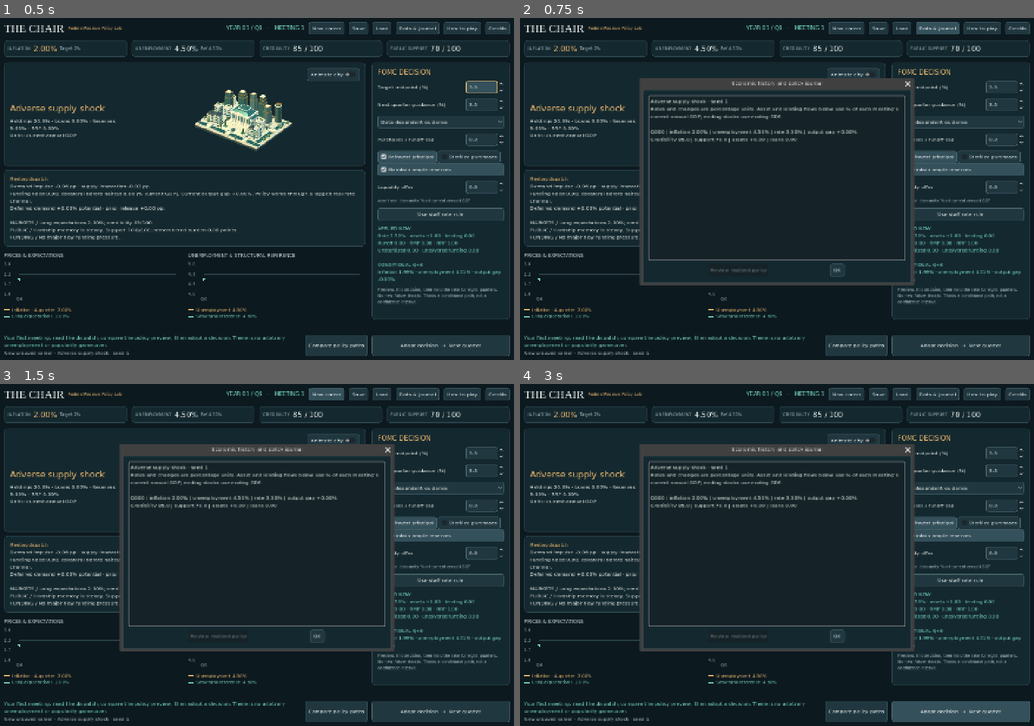
Above: before the commit, frames 1-4 (two rows, left to right).
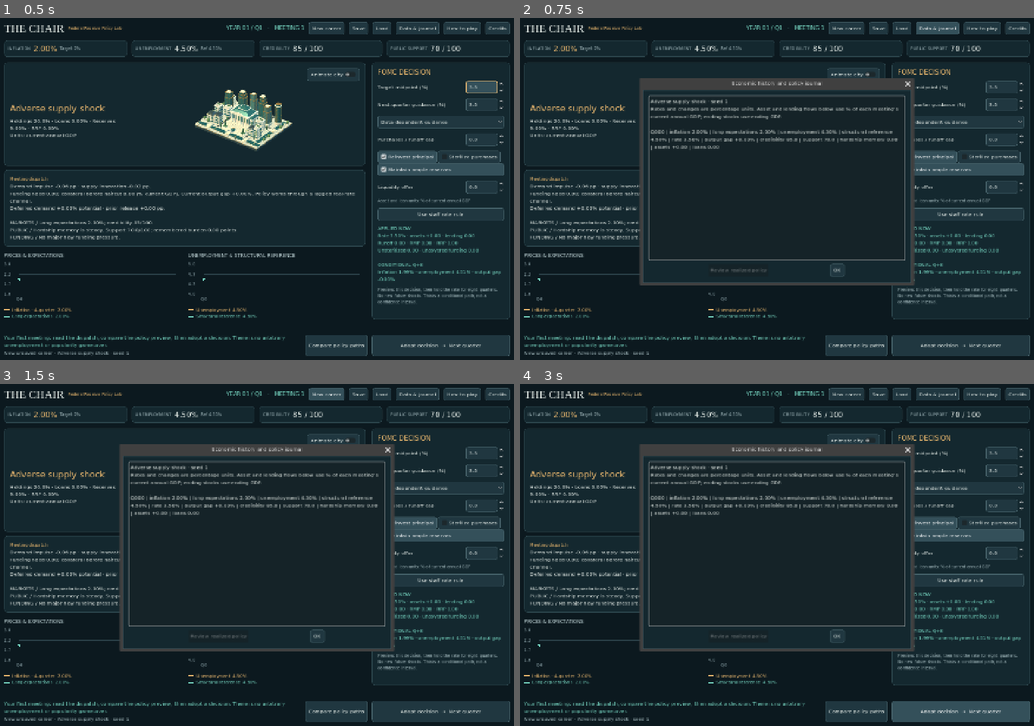
Above: after the commit, the same moments.

Repository: ihearttokyo/fed-chairman-game
Game: Godot game, scene res://main.tscn
The game is run twice, just before and just after one commit, with the same random seed, the same clock (stepped at 60 frames per second) and the same inputs.
Inputs:
- Up to frame 1 (0.5 s): no input
- Up to frame 2 (0.75 s): click "Data & journal" at 0.5 s
- Up to frame 3 (1.5 s): click "New career" at 1.25 s
- Up to frame 4 (3 s): click "New career" at 2 s; click "Adopt decision → Next quarter" at 2.75 s

Frame 1 is identical in both runs. In frame 2, 0.6% of the frame differs, in the area x 25-74%, y 32-39%; in frame 3, 0.6%; in frame 4, 0.6%.

Commit message:
fix: retain guidance keyboard focus and expose historical journal details

Diff:
--- a/game/play/main.gd
+++ b/game/play/main.gd
@@ -508,7 +508,11 @@
 	_link_focus([chooser, body, dialog.get_ok_button()])
 
 func _guidance_controls() -> void:
-	custom_guidance.visible = commitment.selected == 2
+	var use_custom := commitment.selected == 2
+	var focused: Control = get_viewport().gui_get_focus_owner()
+	if not use_custom and focused != null and custom_guidance.is_ancestor_of(focused):
+		commitment.grab_focus()
+	custom_guidance.visible = use_custom
 	_link_focus(_keyboard_focus_order())
 	_preview()
 
@@ -809,7 +813,7 @@
 func _journal() -> void:
 	var text := "%s · seed %d\nRates and changes are percentage units. Asset and lending flows below use %% of each meeting's current annual GDP; ending stocks use ending GDP.\n\n" % [career.cases[career.scenario_id].label, career.seed_value]
 	for s in career.history:
-		text += "Q%03d | inflation %.2f%% | unemployment %.2f%% | rate %.2f%% | output gap %+.2f%%\nCredibility %.1f | support %.1f | assets %+.2f | loans %.2f\n\n" % [s.quarter_index, s.four_quarter_inflation_pct, s.unemployment_rate_pct, s.policy_rate_pct, s.output_gap_pct, s.credibility * 100, s.public_support, s.asset_flow_applied_pct_initial_gdp / …(98 unchanged characters)…
+		text += "Q%03d | inflation %.2f%% | long expectations %.2f%% | unemployment %.2f%% | structural reference %.2f%% | rate %.2f%% | output gap %+.2f%% | credibility %.1f | support %.1f | hardship memory %.2f | assets %+.2f | loans %.2f\n\n" % [s.quarter_index, s.four_quarter_inflation_pct, s.expected_long_inflation_pct, s.unemployment_rate_pct, s.structural_unemployment_pct, s.policy_rate_pct, s.output_gap_pct, s.credibility * 100, s.public_support, s.public_hardship_memory, s.asset_flow_applied_pct_initial_gdp / …(98 unchanged characters)…
 	var dialog := _text_dialog("Economic history and policy journal", text)
 	var review := dialog.add_button("Review realized policy")
 	review.disabled = career.decisions.is_empty()
